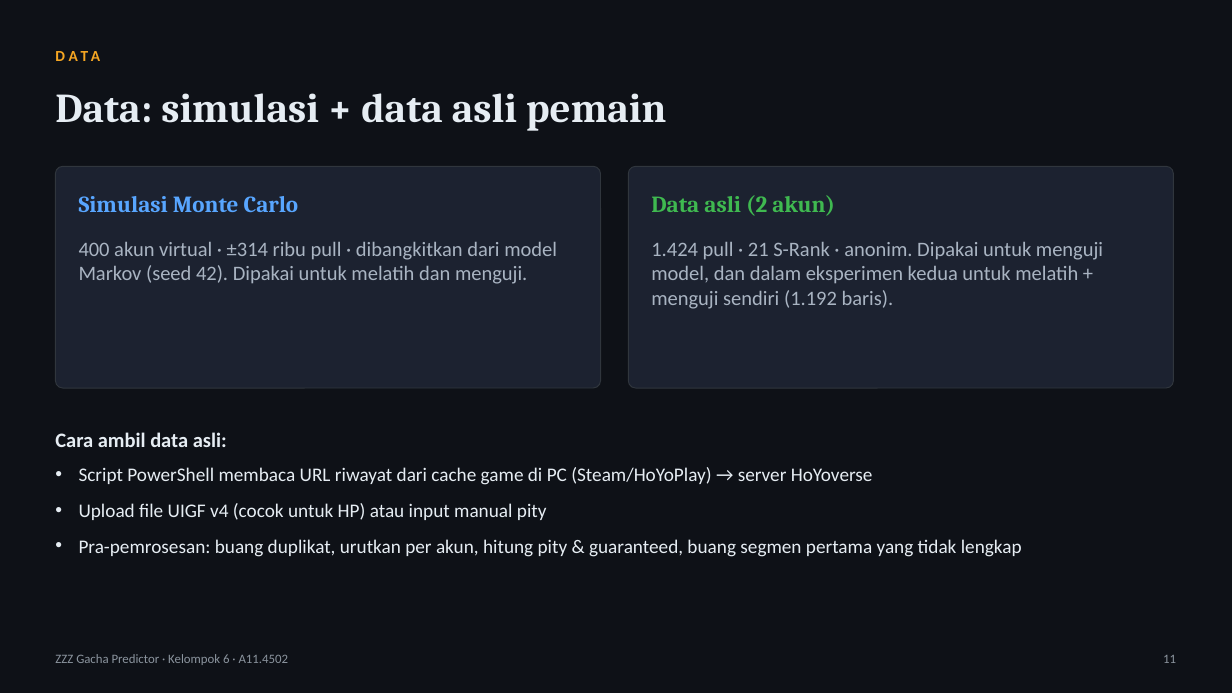
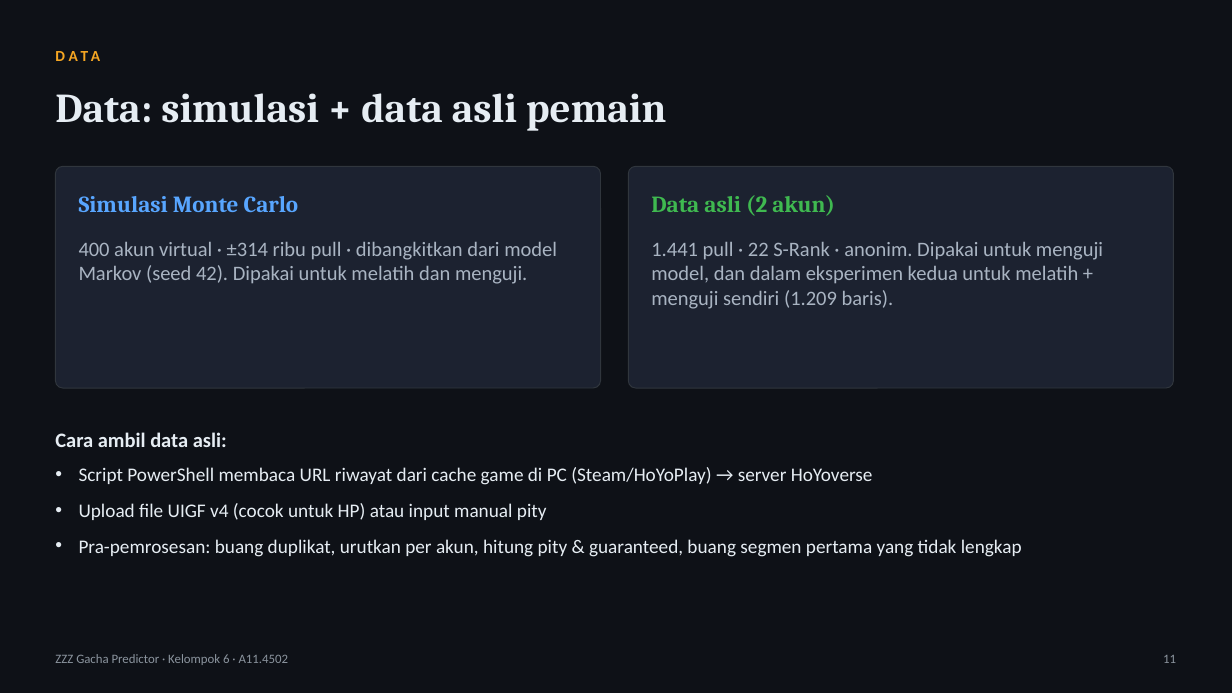
Before and after one commit to tehgeii/project-data-mining, a slide deck: slide 11 of docs/tugas/UTS_Slide_Kelompok6_A11.4502.pptx. Drawn at 1232x693 pixels with LibreOffice and Linux fonts; fonts in the diff are those of the drawing. Boxes give left, top, right and bottom in pixels: in the first picture for what was removed or moved away, otherwise in the second. Text is boxed around its words. In the diff, an @@ line names an element or a change of style, - is before the commit and + after.

Commit message:
Perbarui data asli akun01 (+17 pull) dan semua hasilnya
Data akun01 bertambah 17 pull W-Engine (S rate-up di pity 67); akun02
tetap. Total data asli kini 1.441 pull dan 22 S-Rank. Data divalidasi:
pity berurutan, reset setelah S, dan status guaranteed konsisten.

- Latih ulang: hasil simulasi tidak berubah (selisih < 1e-15), jadi
  models.joblib tetap; report.json memuat hasil data asli terbaru.
- Latih-uji data asli saja (tugas B, 1.209 baris): Decision Tree tetap
  tertinggi (93,10%), lalu Random Forest (92,99%) dan XGBoost (92,22%).
- Aplikasi: perkiraan ukuran data latih KNN dihitung dari report.
- README, LAPORAN.md, panduan pengumpulan, proposal, laporan, dan kedua
  slide memakai angka terbaru; grafik dibuat ulang lewat figs.py dan
  tangkapan layar halaman Perbandingan diambil ulang.

```diff
--- a/docs/tugas/UTS_Slide_Kelompok6_A11.4502.pptx
+++ b/docs/tugas/UTS_Slide_Kelompok6_A11.4502.pptx
@@ text at box(651, 242, 1103, 309): text changed @@
-1.424 pull · 21 S-Rank · anonim. Dipakai untuk menguji model, dan dalam eksperimen kedua untuk melatih + menguji sendiri (1.192 baris).
+1.441 pull · 22 S-Rank · anonim. Dipakai untuk menguji model, dan dalam eksperimen kedua untuk melatih + menguji sendiri (1.209 baris).
```
Also in this commit, not shown: 16 other files.
